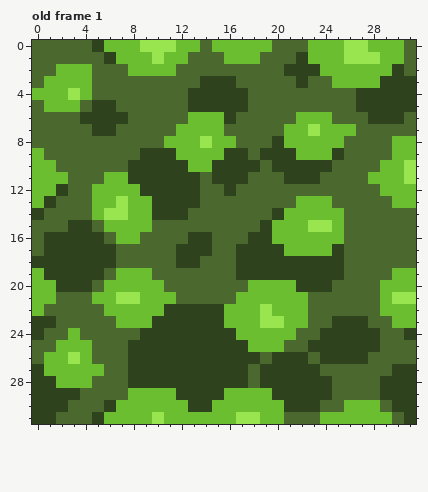
One commit to this pixel-art file: Assets/Art/Textures/Ground_Grass.aseprite. That is the earlier state.
32x32 pixels, 1 frame. Shown: old frame 1. The commit also changed other frames, which this record leaves out.
After:
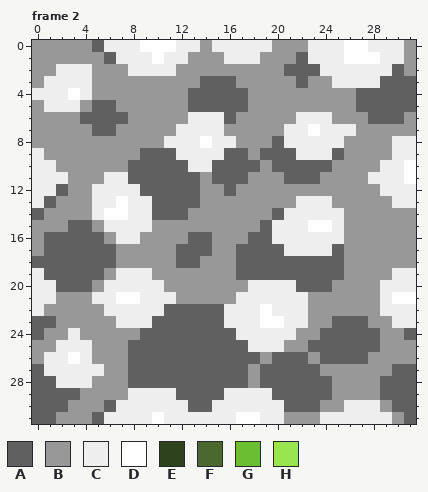
Palette (. is transparent): A #606060  B #989898  C #eeeeee  D #ffffff  E #2f421e  F #4b692f  G #6abe30  H #99e550
A new or re-ordered frame is compared with the old frame closest to it.
Diff:
frames 1 -> 3
--- frame 2 is new; against old frame 1
@@ x 0..31 @@
- 0 FFFFFEGGGHHHGGFGGGGGFFFGGGHHGGGF
- 1 FFFFFFEGGGHGGFFFGGGFFFEGGGHHHGGF
- 2 FFGGGFFFGGGGFFFFFFFFFEEEGGGGGGEF
- 3 FGGGGFFFFFFFFFEEEFFFFFEFFGGGGEEE
- 4 GGGHGFFFFFFFFEEEEEFFFFFFFFFEEEEE
- 5 FGGGFEEFFFFFFEEEEEFFFFFFFFFEEEEE
- 6 FFFFEEEEFFFFFGGGEFFFFFGGGFFFEEEF
- 7 FFFFFEEFFFFFGGGGFFFFFGGHGGGFFFFF
- 8 FFFFFFFFFFFGGGHGGFFFEGGGGGFFFFGG
- 9 GFFFFFFFFEEEGGGGEEFEEEGGGEFFFFGG
-10 GGFFFFFFEEEEEGGEEEEFEEEEEFFFFGGH
-11 GGGFFFGGEEEEEEFEEEFFFEEEFFFFGGGH
-12 GGEFFGGGGEEEEEFFEFFFFFFFFFFFFGGG
-13 GEFFFGGHGGEEEEFFFFFFFFGGGFFFFFGG
-14 EFFFFGHHGGEEEFFFFFFFEGGGGGFFFFFF
-15 FFFEEFGGGGFFFFFFFFFEGGGHHGFFFFFF
-16 FEEEEEFGGFFFFEEFFFEEGGGGGGFFFFFF
-17 FEEEEEEFFFFFEEEFFEEEEGGGGEFFFFFF
-18 EEEEEEEFFFFFEEFFFEEEEEEEEEFFFFFF
-19 GEEEEEFGGGFFFFFFFEEEEEEEEEFFFFGG
-20 GGEEEFGGGGGFFFFFFFGGGGEEEFFFFGGG
-21 GGFFFGGHHGGGFFFFFGGGGGGFFFFFFGHH
-22 GFFFFFGGGGGEEEEEGGGHGGGFFFFFFGGG
-23 EEFFFFFGGGEEEEEEGGGHHGGFFEEEFFGG
-24 EFFGFFFFFEEEEEEEEGGGGGFFEEEEEFFE
-25 FFGGGFFFEEEEEEEEEEGGGFFEEEEEEFFF
-26 FGGHGFFFEEEEEEEEEEEFEEEFEEEEFFFF
-27 EGGGGGFFEEEEEEEEEEFEEEEEFFFFFFEE
-28 EEGGGFFFEEEEEEEEEEFEEEEEEFFFFEEE
-29 EEEEFFFFGGGGEEEEGGGGEEEEEFFFFEEE
-30 EEEFFFEGGGGGGEEGGGGGGEEEFFGGGFEE
-31 EEFFFEGGGGHGGGGGGHHGGFFFGGGGGGFE
+ 0 BBBBBACCCDDDCCBCCCCCBBBCCCDDCCCB
+ 1 BBBBBBACCCDCCBBBCCCBBBACCCDDDCCB
+ 2 BBCCCBBBCCCCBBBBBBBBBAAACCCCCCAB
+ 3 BCCCCBBBBBBBBBAAABBBBBABBCCCCAAA
+ 4 CCCDCBBBBBBBBAAAAABBBBBBBBBAAAAA
+ 5 BCCCBAABBBBBBAAAAABBBBBBBBBAAAAA
+ 6 BBBBAAAABBBBBCCCABBBBBCCCBBBAAAB
+ 7 BBBBBAABBBBBCCCCBBBBBCCDCCCBBBBB
+ 8 BBBBBBBBBBBCCCDCCBBBACCCCCBBBBCC
+ 9 CBBBBBBBBAAACCCCAABAAACCCABBBBCC
+10 CCBBBBBBAAAAACCAAAABAAAAABBBBCCD
+11 CCCBBBCCAAAAAABAAABBBAAABBBBCCCD
+12 CCABBCCCCAAAAABBABBBBBBBBBBBBCCC
+13 CABBBCCDCCAAAABBBBBBBBCCCBBBBBCC
+14 ABBBBCDDCCAAABBBBBBBACCCCCBBBBBB
+15 BBBAABCCCCBBBBBBBBBACCCDDCBBBBBB
+16 BAAAAABCCBBBBAABBBAACCCCCCBBBBBB
+17 BAAAAAABBBBBAAABBAAAACCCCABBBBBB
+18 AAAAAAABBBBBAABBBAAAAAAAAABBBBBB
+19 CAAAAABCCCBBBBBBBAAAAAAAAABBBBCC
+20 CCAAABCCCCCBBBBBBBCCCCAAABBBBCCC
+21 CCBBBCCDDCCCBBBBBCCCCCCBBBBBBCDD
+22 CBBBBBCCCCCAAAAACCCDCCCBBBBBBCCC
+23 AABBBBBCCCAAAAAACCCDDCCBBAAABBCC
+24 ABBCBBBBBAAAAAAAACCCCCBBAAAAABBA
+25 BBCCCBBBAAAAAAAAAACCCBBAAAAAABBB
+26 BCCDCBBBAAAAAAAAAAABAAABAAAABBBB
+27 ACCCCCBBAAAAAAAAAABAAAAABBBBBBAA
+28 AACCCBBBAAAAAAAAAABAAAAAABBBBAAA
+29 AAAABBBBCCCCAAAACCCCAAAAABBBBAAA
+30 AAABBBACCCCCCAACCCCCCAAABBCCCBAA
+31 AABBBACCCCDCCCCCCDDCCBBBCCCCCCBA
Boxes around the changes in both pictures, in picture pixels (x1, y1, x2, y2):
changed: (32, 40, 416, 424)
